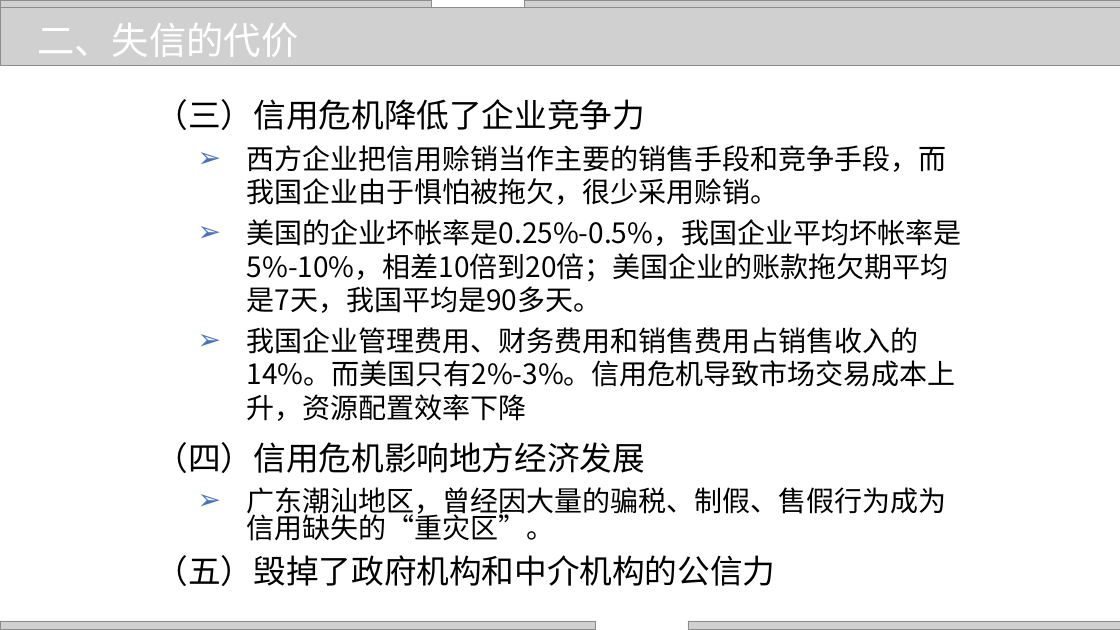
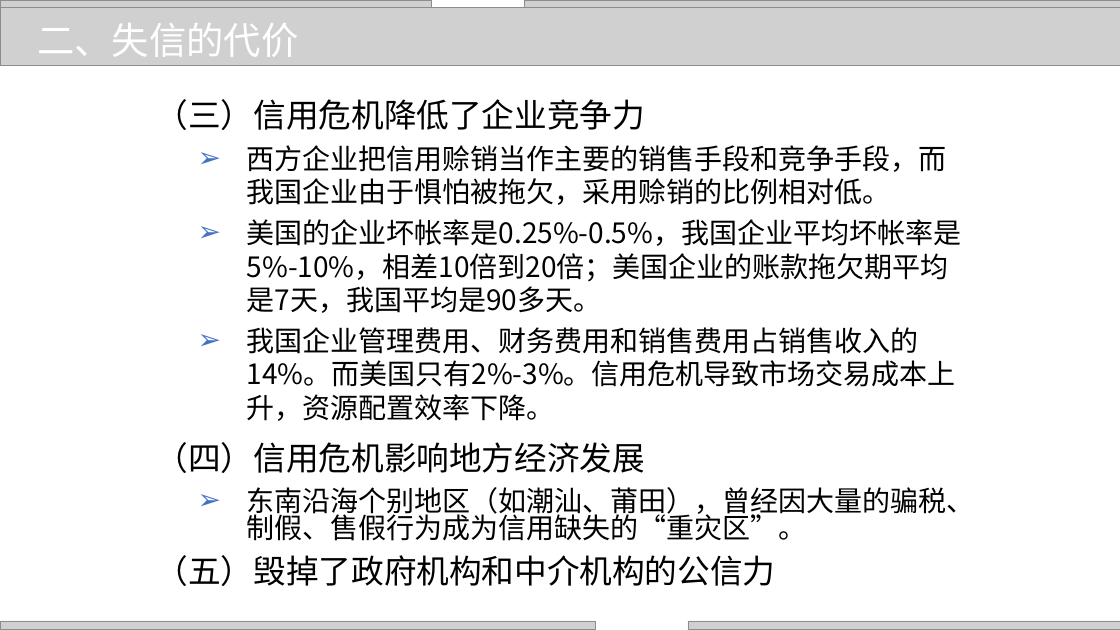
Before and after one commit to zhangjianzhang/internet_credit, a slide deck: slide 17 of files/slides/introduction.pptx. Drawn at 1120x630 pixels with LibreOffice and Linux fonts; fonts in the diff are those of the drawing; grey boxes stand for pictures; background and template pictures are left out. Boxes give left, top, right and bottom in pixels: in the first picture for what was removed or moved away, otherwise in the second. Text is boxed around its words. In the diff, an @@ line names an element or a change of style, - is before the commit and + after.

```diff
--- a/files/slides/introduction.pptx
+++ b/files/slides/introduction.pptx
@@ text at (x1=247, y1=145, x2=947, y2=205): text changed @@
-  ➢ 西方企业把信用赊销当作主要的销售手段和竞争手段，而我国企业由于惧怕被拖欠，很少采用赊销。
+  ➢ 西方企业把信用赊销当作主要的销售手段和竞争手段，而我国企业由于惧怕被拖欠，采用赊销的比例相对低。
@@ text at (x1=247, y1=327, x2=956, y2=421): text changed @@
-  ➢ 我国企业管理费用、财务费用和销售费用占销售收入的14%。而美国只有2%-3%。信用危机导致市场交易成本上升，资源配置效率下降
+  ➢ 我国企业管理费用、财务费用和销售费用占销售收入的14%。而美国只有2%-3%。信用危机导致市场交易成本上升，资源配置效率下降。
@@ text at (x1=247, y1=487, x2=975, y2=541): text changed @@
-  ➢ 广东潮汕地区，曾经因大量的骗税、制假、售假行为成为信用缺失的“重灾区”。
+  ➢ 东南沿海个别地区（如潮汕、莆田），曾经因大量的骗税、制假、售假行为成为信用缺失的“重灾区”。
```
Also in this commit, not shown: 6 other slides changed, 9 other files.
